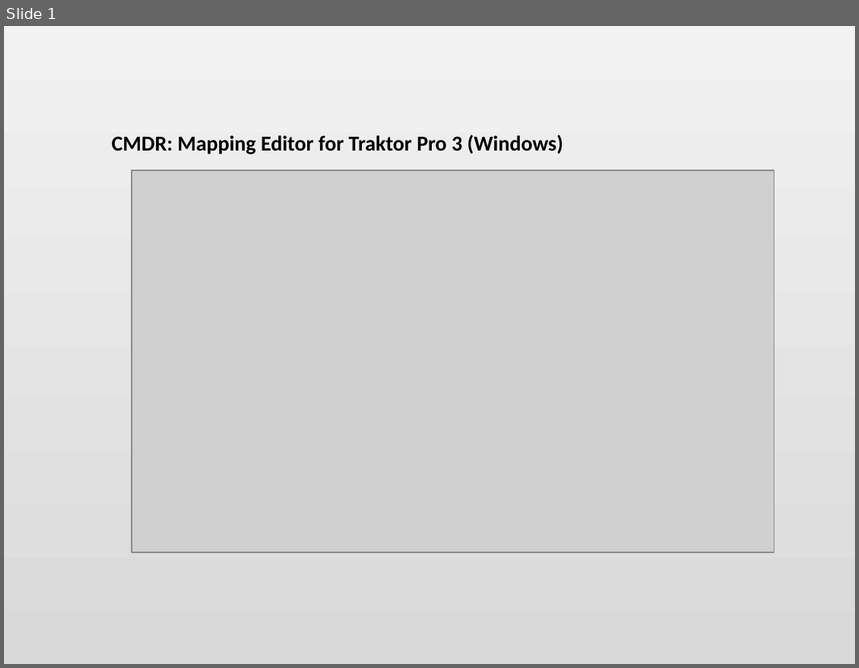
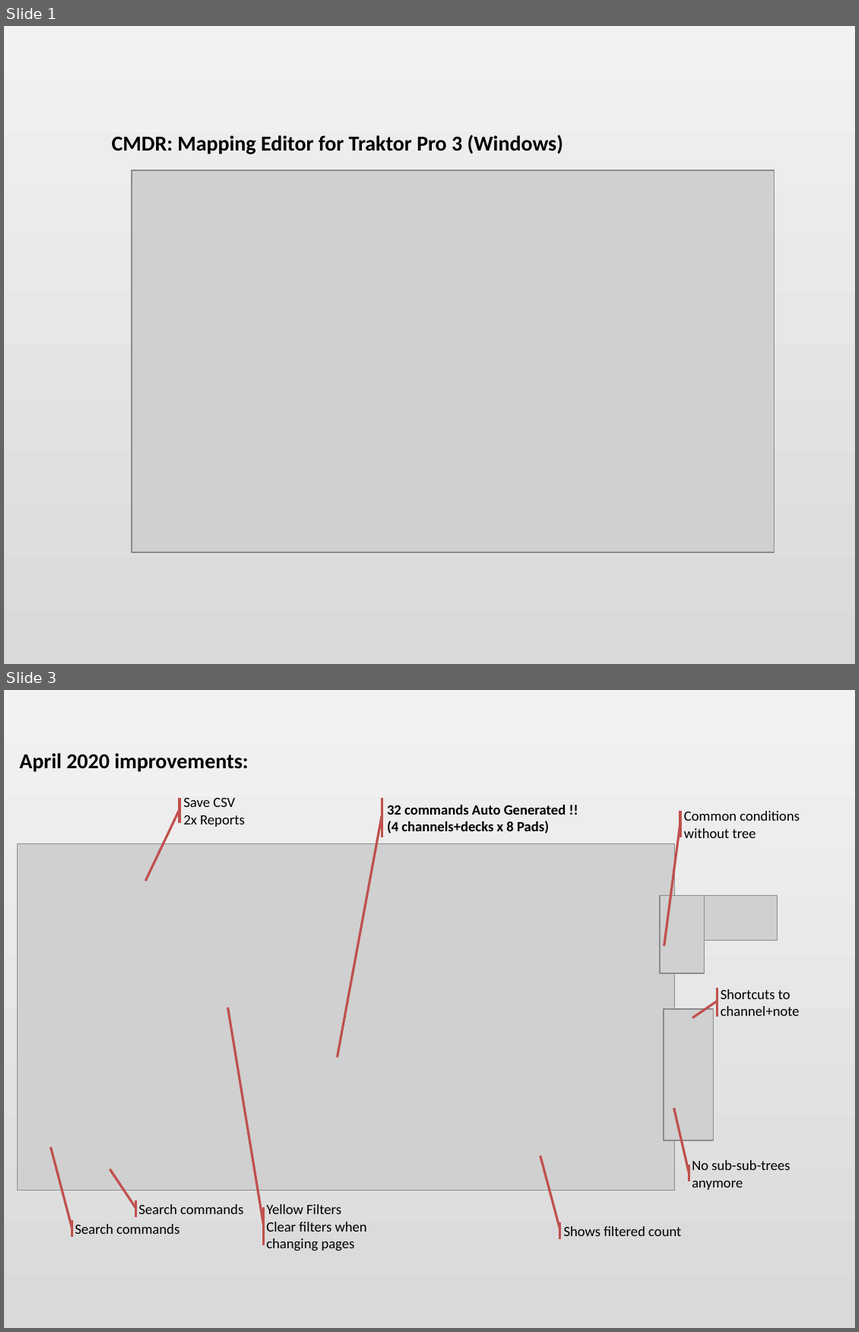
Before and after one commit to TakTraum/cmdr, a slide deck: docs/pics/src/cmdr slides.pptx. Shown one above the other, each under a label of ours: slide 1 before the commit, slides 1 and 3 after it; the slides between them are not shown. The pictures are 859x668 and 859x1332 pixels, drawn with LibreOffice and Linux fonts; fonts in the diff are those of the drawing; grey boxes stand for pictures. Boxes give left, top, right and bottom in pixels: in the first picture for what was removed or moved away, otherwise in the second. Text is boxed around its words. In the diff, an @@ line names an element or a change of style, - is before the commit and + after.

```diff
--- a/docs/pics/src/cmdr slides.pptx
+++ b/docs/pics/src/cmdr slides.pptx
@@ slide 3 added at <box>4,690,855,1328</box>, background gradient #F2F2F2 to #D9D9D9 @@
@@ text added at <box>19,753,248,772</box>, 18 pt, text #000000, bold @@
+April 2020 improvements:
@@ accent callout added at <box>183,798,339,824</box>, outline #C0504D 2 pt, 12 pt, text #000000 @@
+Save CSV
+2x Reports
@@ accent callout added at <box>387,798,585,837</box>, outline #C0504D 2 pt, 12 pt, text #000000, bold @@
+32 commands Auto Generated !!
+(4 channels+decks x 8 Pads)
@@ accent callout added at <box>684,811,827,837</box>, outline #C0504D 2 pt, 12 pt, text #000000 @@
+Common conditions
+without tree
@@ picture added at <box>17,844,675,1192</box> @@
@@ picture added at <box>661,896,705,973</box> @@
@@ picture added at <box>705,896,777,941</box> @@
@@ accent callout added at <box>721,988,834,1016</box>, outline #C0504D 2 pt, 12 pt, text #000000 @@
+Shortcuts to channel+note
@@ picture added at <box>664,1009,713,1141</box> @@
@@ accent callout added at <box>692,1165,805,1182</box>, outline #C0504D 2 pt, 12 pt, text #000000 @@
+No sub-sub-trees anymore
@@ accent callout added at <box>139,1201,252,1217</box>, outline #C0504D 2 pt, 12 pt, text #000000 @@
+Search commands
@@ accent callout added at <box>266,1208,379,1246</box>, outline #C0504D 2 pt, 12 pt, text #000000 @@
+Yellow Filters
+Clear filters when changing pages
@@ accent callout added at <box>75,1220,188,1237</box>, outline #C0504D 2 pt, 12 pt, text #000000 @@
+Search commands
@@ accent callout added at <box>564,1223,699,1240</box>, outline #C0504D 2 pt, 12 pt, text #000000 @@
+Shows filtered count
```
Also in this commit, not shown: 2 slides changed, 3 other slides added, 4 slides removed, 9 other files.
